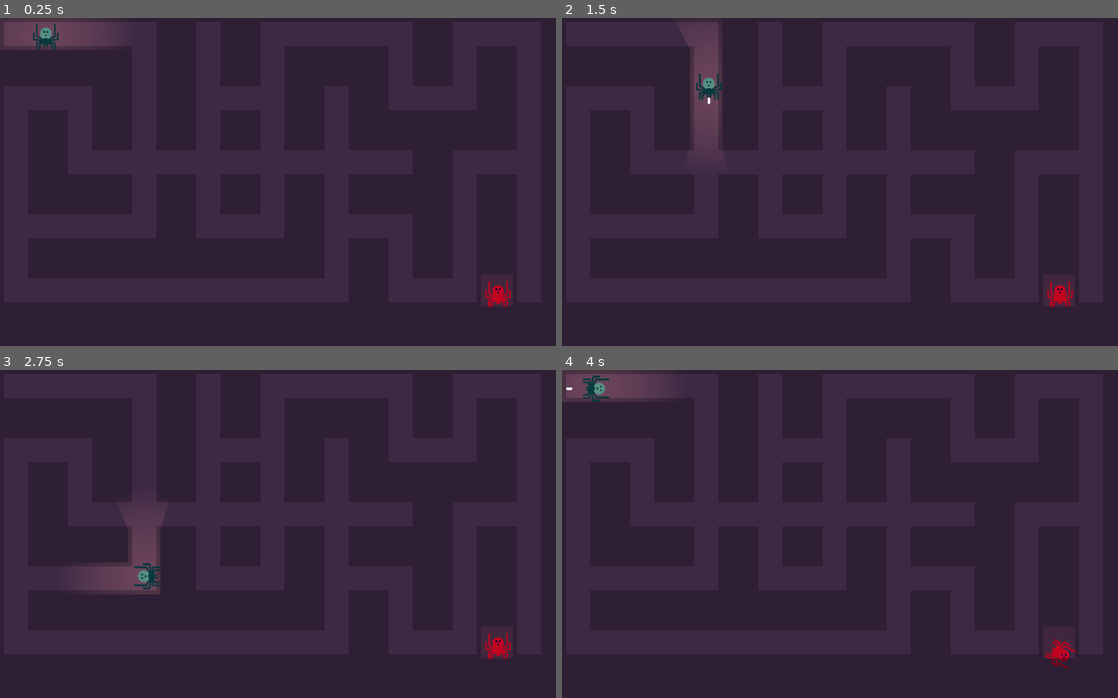
Above: before the commit, frames 1-4 (two rows, left to right).
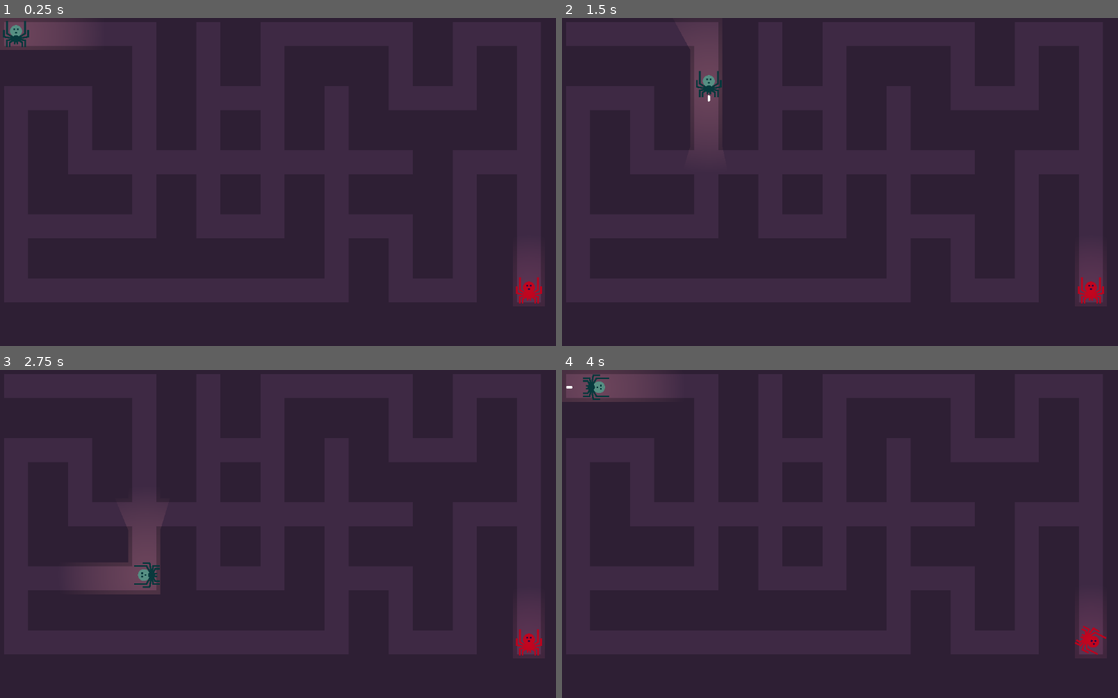
Above: after the commit, the same moments.

Repository: ehix/burrow
Game: Godot game, scene res://src/World.tscn
Same seed, same stepped clock (60 frames per second), same inputs: the game is played once before the commit and once after it.
Inputs:
- Up to frame 1 (0.25 s): no input
- Up to frame 2 (1.5 s): tap Enter at 0.5 s; hold Right (move_right) 0.53-1.28 s; tap Space (fire) at 0.6, 1.35 s; hold Down (move_down) from 1.28 s (still down)
- Up to frame 3 (2.75 s): release Down (move_down) at 2.03 s; hold Right (move_right) from 2.03 s (still down); tap Space (fire) at 2.1 s
- Up to frame 4 (4 s): tap Space (fire) at 2.75, 2.85, 3.6 s; release Right (move_right) at 2.78 s; hold Up (move_up) 2.78-3.53 s; hold Left (move_left) from 3.53 s (still down)

The runs differ from the first frame. In frame 1, 1.0% of the frame differs, in the area x 0-98%, y 0-89%; in frame 2, 0.7%; in frame 3, 0.8%; in frame 4, 0.8%.

Commit message:
ISSUE #2: added starting positions for each spider

Diff:
--- a/prototype/environment/Maze.gd
+++ b/prototype/environment/Maze.gd
@@ -15,7 +15,7 @@
 var map_seed
 
 # fraction of walls to remove
-var erase_fraction = 0.2
+var erase_fraction = 0.9
 
 # get a reference to the map for convenience
 onready var Map = $TileMap
@@ -29,8 +29,12 @@
 	seed(map_seed)
 	print("Seed: ", map_seed)
 	tile_size = Map.cell_size
-	make_maze()
+	# Make maze, and get starting positions for players
+	var starting_positions = make_maze()
+	get_node("Player").set_position(starting_positions[0] + tile_size/2)
+	get_node("Enemy").set_position(starting_positions[1] + tile_size/2)
 	erase_walls()
+
 
 func check_neighbors(cell, unvisited):
 	# returns an array of cell's unvisited neighbors
@@ -51,8 +55,14 @@
 	for x in range(0, width, 2):
 		for y in range(0, height, 2):
 			unvisited.append(Vector2(x, y))
+
 	var current = Vector2(0, 0)
 	unvisited.erase(current)
+
+	# Start positions for each spider
+	var player_start = current * tile_size
+	var enemy_start = unvisited[-1] * tile_size
+
 	# execute recursive backtracker algorithm
 	while unvisited:
 		var neighbors = check_neighbors(current, unvisited)
@@ -75,10 +85,11 @@
 		elif stack:
 			current = stack.pop_back()
 		# yield(get_tree(), 'idle_frame')
+	return [player_start, enemy_start]
 
 func erase_walls():
 	# randomly remove a number of the map's walls
-	for i in range(int(width * height * erase_fraction)):
+	for i in range(int((width * height) * erase_fraction)):
 		var x = int(rand_range(2, width/2 - 2)) * 2
 		var y = int(rand_range(2, height/2 - 2)) * 2
 		var cell = Vector2(x, y)
--- a/prototype/src/Enemy.gd
+++ b/prototype/src/Enemy.gd
@@ -1,6 +1,4 @@
 extends KinematicBody2D
-
-
 # Declare member xvariables here. Examples:
 # var a: int = 2
 # var b: String = "text"
@@ -11,7 +9,11 @@
 var init_timout = 3.0
 # Called when the node enters the scene tree for the first time.
 func _ready() -> void:
-	pass # Replace with function body.
+	pass
+
+func set_position(position):
+	var player = get_parent().get_node("Enemy")
+	player.position = position
 
 func get_input():
 	velocity = Vector2.ZERO
--- a/prototype/src/player.gd
+++ b/prototype/src/player.gd
@@ -17,6 +17,13 @@
 onready var spider_mouth_pos = $SpiderMouth
 var health: int = 3
 
+func _ready() -> void:
+	pass
+
+func set_position(position):
+	var player = get_parent().get_node("Player")
+	player.position = position
+
 func get_input():
 	velocity = Vector2.ZERO
 	if Input.is_action_pressed("move_right"):
@@ -35,9 +42,10 @@
 		velocity.y -= 1
 		rotation_degrees = 180
 		current_dir = Vector2.UP
+
 	# Make sure diagonal movement isn't faster
-
 	velocity = velocity.normalized() * movespeed
+	return current_dir
 
 func fire():
 	var bullet_instance = bullet.instance()
@@ -52,11 +60,8 @@
 #	bullet_instance.apply_impulse(Vector2(), Vector2(bullet_speed, 0).rotated(deg2rad(270)))
 # Called when the node enters the scene tree for the first time.
 
-func _ready() -> void:
-	pass # Replace with function body.
-
 func _physics_process(delta: float) -> void:
-	get_input()
+	var current_direction = get_input()
 	velocity = move_and_slide(velocity)
 	if Input.is_action_just_pressed("fire"):
 		fire()
